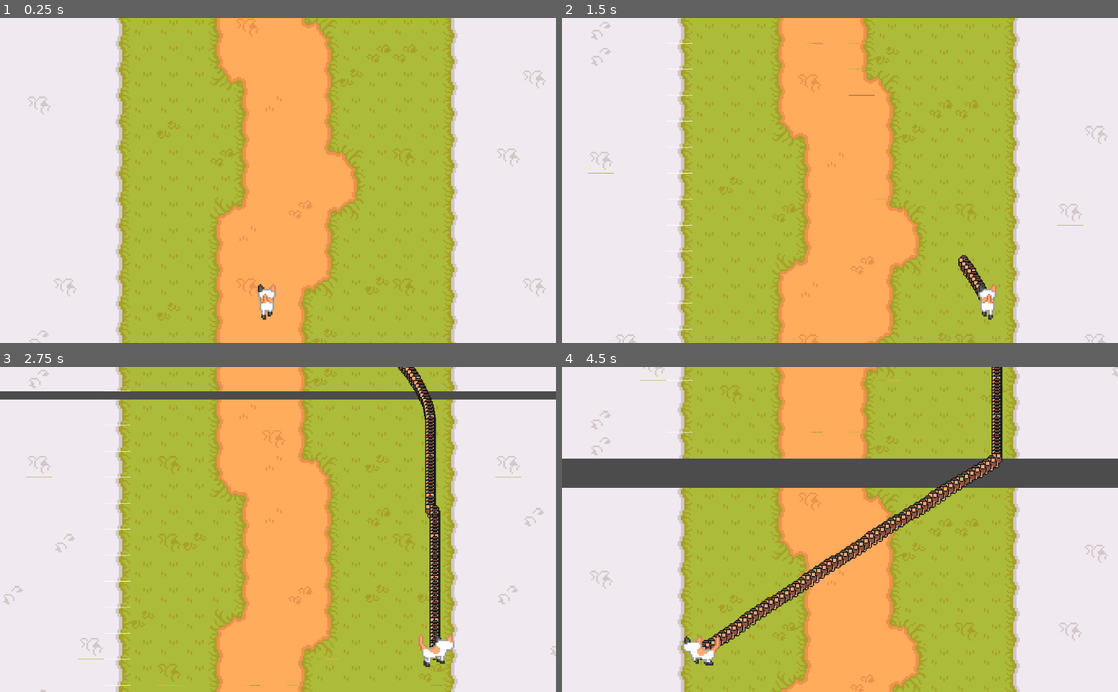
Above: before the commit, frames 1-4 (two rows, left to right).
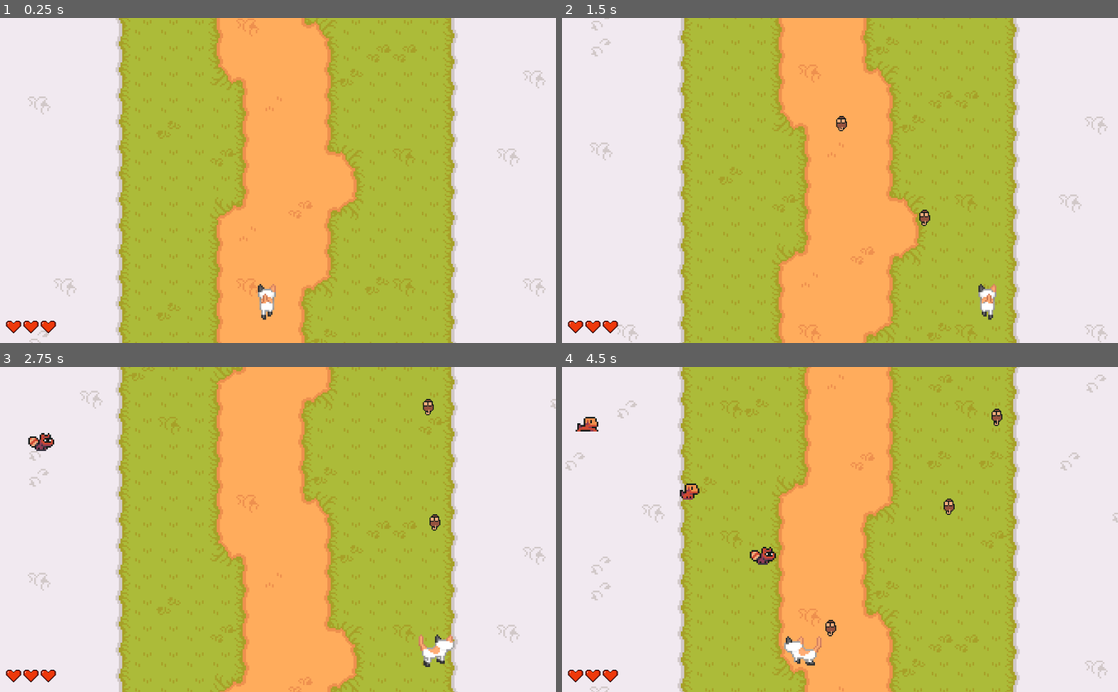
Above: after the commit, the same moments.

Repository: marme1ade/TP4-Jeu2D
Game: Godot game, scene res://Scenes/Main.tscn
Same seed, same stepped clock (60 frames per second), same inputs: the game is played once before the commit and once after it. Before the commit the project starts from res://Scenes/Game.tscn.
Inputs:
- Up to frame 1 (0.25 s): no input
- Up to frame 2 (1.5 s): hold Right (ui_right) 0.53-1.28 s; tap Space (ui_select) at 0.6, 0.77, 1.07, 1.35 s; hold Down (ui_down) from 1.28 s (still down)
- Up to frame 3 (2.75 s): tap Space (ui_select) at 1.52, 1.82, 2.1 s; release Down (ui_down) at 2.03 s; hold Right (ui_right) from 2.03 s (still down)
- Up to frame 4 (4.5 s): release Right (ui_right) at 2.78 s; hold Up (ui_up) 2.78-3.53 s; tap Space (ui_select) at 2.85, 3.02, 3.32, 3.6, 3.77, 4.07, 4.35 s; hold Left (ui_left) from 3.53 s (still down)

The runs differ from the first frame. In frame 1, 0.2% of the frame differs, in the area x 1-11%, y 93-98%; in frame 2, 8.7%; in frame 3, 16%; in frame 4, 26%, in the area x 0-100%, y 0-100%.

Commit message:
Heart system + small code restructure

Diff:
--- a/Scenes/Enemies/Dog1.tscn
+++ b/Scenes/Enemies/Dog1.tscn
@@ -1,7 +1,7 @@
 [gd_scene load_steps=7 format=2]
 
 [ext_resource path="res://Assets/Sprites/dog.png" type="Texture" id=1]
-[ext_resource path="res://Scripts/EnemyMovement.gd" type="Script" id=2]
+[ext_resource path="res://Scripts/Enemies/Dog1.gd" type="Script" id=2]
 
 [sub_resource type="RectangleShape2D" id=1]
 extents = Vector2( 19.5, 13.5 )
--- a/Scenes/Enemies/Dog2.tscn
+++ b/Scenes/Enemies/Dog2.tscn
@@ -1,7 +1,7 @@
 [gd_scene load_steps=7 format=2]
 
 [ext_resource path="res://Assets/Sprites/dog2.png" type="Texture" id=1]
-[ext_resource path="res://Scripts/EnemyMovement.gd" type="Script" id=2]
+[ext_resource path="res://Scripts/Enemies/Dog2.gd" type="Script" id=2]
 
 [sub_resource type="RectangleShape2D" id=1]
 extents = Vector2( 19.5, 13.5 )
@@ -34,4 +34,5 @@
 [node name="AnimatedSprite" type="AnimatedSprite" parent="."]
 scale = Vector2( 3, 3 )
 frames = SubResource( 4 )
+frame = 1
 playing = true
--- a/Scenes/Enemies/Racoon.tscn
+++ b/Scenes/Enemies/Racoon.tscn
@@ -1,7 +1,7 @@
 [gd_scene load_steps=7 format=2]
 
 [ext_resource path="res://Assets/Sprites/racoon.png" type="Texture" id=1]
-[ext_resource path="res://Scripts/EnemyMovement.gd" type="Script" id=2]
+[ext_resource path="res://Scripts/Enemies/Racoon.gd" type="Script" id=2]
 
 [sub_resource type="RectangleShape2D" id=1]
 extents = Vector2( 22.5, 13.5 )
@@ -34,5 +34,4 @@
 [node name="AnimatedSprite" type="AnimatedSprite" parent="."]
 scale = Vector2( 3, 3 )
 frames = SubResource( 4 )
-frame = 1
 playing = true
--- a/Scenes/Game.tscn
+++ b/Scenes/Level1.tscn
@@ -22,5 +22,6 @@
 autostart = true
 
 [connection signal="traveled_distance" from="ParallaxBackground" to="." method="_on_ParallaxBackground_traveled_distance"]
-[connection signal="end_game" from="Chat" to="." method="_on_Chat_end_game"]
+[connection signal="player_hit" from="Chat" to="." method="_on_Chat_player_hit"]
+[connection signal="player_bonus" from="Enemies" to="." method="_on_Enemies_player_bonus"]
 [connection signal="timeout" from="EnemySpawnDelay" to="." method="_on_EnemySpawnDelay_timeout"]
--- /dev/null
+++ b/Scenes/Main.tscn
@@ -0,0 +1,38 @@
+[gd_scene load_steps=7 format=2]
+
+[ext_resource path="res://Scripts/Main.gd" type="Script" id=1]
+[ext_resource path="res://Assets/Sprites/Heart.png" type="Texture" id=2]
+
+[sub_resource type="AtlasTexture" id=1]
+flags = 4
+atlas = ExtResource( 2 )
+region = Rect2( 0, 0, 96, 32 )
+
+[sub_resource type="AtlasTexture" id=2]
+flags = 4
+atlas = ExtResource( 2 )
+region = Rect2( 0, 32, 96, 32 )
+
+[sub_resource type="AtlasTexture" id=3]
+flags = 4
+atlas = ExtResource( 2 )
+region = Rect2( 0, 64, 96, 32 )
+
+[sub_resource type="SpriteFrames" id=4]
+animations = [ {
+"frames": [ null, SubResource( 1 ), SubResource( 2 ), SubResource( 3 ) ],
+"loop": true,
+"name": "default",
+"speed": 5.0
+} ]
+
+[node name="Main" type="Node2D"]
+script = ExtResource( 1 )
+
+[node name="CanvasLayer" type="CanvasLayer" parent="."]
+follow_viewport_enable = true
+
+[node name="Lives" type="AnimatedSprite" parent="CanvasLayer"]
+position = Vector2( 57, 570 )
+frames = SubResource( 4 )
+frame = 3
--- a/Scripts/CatMovement.gd
+++ b/Scripts/CatMovement.gd
@@ -2,9 +2,10 @@
 
 class_name Player
 
-signal end_game
+signal player_hit(enemy_type)
 
 const PROJECTILE_PATH = "res://Scenes/ProjectileSouris.tscn"
+const PROJECTILE_COOLDOWN = 420 #ms
 
 export var _walk_speed = 300
 export var _slide = 16
@@ -13,6 +14,8 @@
 var _projectile_time_remaining = 0
 var _velocity = 0
 var _direction = Vector2()
+var _last_enemy_hit = null
+var _cooldown_projectile = 0
 
 onready var _animated_sprite = $AnimatedSprite
 onready var _projectile_template = preload(PROJECTILE_PATH)
@@ -20,13 +23,14 @@
 func _physics_process(_delta):
 	var vector_direction = Vector2.ZERO
 
-	if Input.is_action_just_pressed("ui_up"):
-		_shoot_projectile()
+	if Input.is_action_just_pressed("ui_select"):
+		if _cooldown_projectile <= 0:
+			_shoot_projectile()
 
 	if Input.is_action_just_pressed("ui_down"):
-		Constants.trippy_mode = true
+		GameVariables.speed_up = !GameVariables.speed_up
 
-	if Constants.trippy_mode:
+	if GameVariables.trippy_mode:
 		_shoot_projectile()
 
 	if Input.is_action_pressed("ui_left"):
@@ -37,7 +41,7 @@
 
 	if vector_direction != Vector2.ZERO: # Le joueur se déplace
 		_direction = vector_direction.limit_length(1)
-		_velocity =  _walk_speed * (1+Constants.speed*0.15 if !Constants.trippy_mode else 2)
+		_velocity =  _walk_speed * (1+GameVariables.speed*0.15 if !GameVariables.trippy_mode else 2)
 		var animation
 		match (_direction):
 			Vector2(-1,0): # Gauche
@@ -61,8 +65,14 @@
 	move_and_slide(_velocity * _direction)
 
 
-func hit():
-	emit_signal("end_game")
+func _process(delta):
+	if _cooldown_projectile > 0: _cooldown_projectile -= delta * 1000 #ms
+
+
+func hit(enemy):
+	if (_last_enemy_hit != enemy):
+		_last_enemy_hit = enemy
+		emit_signal("player_hit", enemy.id)
 
 
 func _shoot_projectile():
@@ -70,3 +80,4 @@
 	var projectile = _projectile_template.instance()
 	projectile.init(transform.origin, Vector2(0,-1))
 	get_parent().add_child(projectile)
+	_cooldown_projectile = PROJECTILE_COOLDOWN
--- a/Scripts/Constants.gd
+++ b/Scripts/Constants.gd
@@ -1,9 +1,15 @@
 extends Node
 
-const ENEMY_PATH = [
+const ENEMY_PATHS = [
 	"res://Scenes/Enemies/Racoon.tscn",
 	"res://Scenes/Enemies/Dog1.tscn",
 	"res://Scenes/Enemies/Dog2.tscn",]
+
+const LEVEL_PATHS = [
+	"res://Scenes/Level1.tscn",
+]
+
+const MAX_LEVEL = len(LEVEL_PATHS)
 
 const EXPLOSION = preload("res://Scenes/Explosion.tscn")
 
@@ -13,11 +19,16 @@
 	dog2,
 }
 
-var speed = 1
+enum Bonus {
+	live,
+}
+
 var enemy_template = []
-var trippy_mode = false
-var speed_up = false
+var levels = []
 
 func _ready():
-	for path in ENEMY_PATH:
+	for path in ENEMY_PATHS:
 		enemy_template.append(load(path))
+
+	for path in LEVEL_PATHS:
+		levels.append(load(path))
--- a/Scripts/CustomBackgroundParallax.gd
+++ b/Scripts/CustomBackgroundParallax.gd
@@ -23,13 +23,13 @@
 
 func _physics_process(_delta):
 	# Effet de défilement vertical
-	_layer1.position.y += Constants.speed
-	_layer2.position.y += Constants.speed
+	_layer1.position.y += GameVariables.speed
+	_layer2.position.y += GameVariables.speed
 
-	if (Constants.trippy_mode):
-		Constants.speed += 0.5
+	if (GameVariables.trippy_mode):
+		GameVariables.speed += 0.5
 	else:
-		emit_signal("traveled_distance", Constants.speed / 20.0)
+		emit_signal("traveled_distance", GameVariables.speed / 20.0)
 
 	# Layer2 a pris la position initiale de Layer1. Layer1 prends la position initiale de layer 2 (OFFSCREEN)
 	if _active_layer == _layer1 && _layer2.position.y >= LAYER2_FILLSCREEN_POSITION:
--- /dev/null
+++ b/Scripts/Enemies/Dog1.gd
@@ -0,0 +1,4 @@
+extends Enemy
+
+func _ready():
+	id = Constants.Enemy.dog1
--- /dev/null
+++ b/Scripts/Enemies/Dog2.gd
@@ -0,0 +1,4 @@
+extends Enemy
+
+func _ready():
+	id = Constants.Enemy.dog2
--- a/Scripts/EnemyMovement.gd
+++ b/Scripts/Enemies/Enemy.gd
@@ -1,10 +1,12 @@
 extends KinematicBody2D
 
 class_name Enemy
+
 signal enemy_died(enemy)
 
 onready var animated_sprite:AnimatedSprite
 
+var id
 var has_entered_game = false
 # Direction of enemy, 0 = right, 1 = left
 var _direction = 0
@@ -22,14 +24,16 @@
 	else:
 		direction_vector = Vector2(-1,0)
 
-	move_and_slide(direction_vector * _speed * Constants.speed)
+	move_and_slide(direction_vector * _speed * GameVariables.speed)
 
-	if !Constants.trippy_mode:
+	if !GameVariables.trippy_mode:
 		for i in get_slide_count():
 			var collision = get_slide_collision(i)
 			if (collision != null):
 				if (collision.collider is Player): # Collision avec le joueur
-					collision.collider.hit()
+					collision.collider.hit(self)
+					self.hit()
+
 
 
 func init(direction, speed):
--- /dev/null
+++ b/Scripts/Enemies/Racoon.gd
@@ -0,0 +1,4 @@
+extends Enemy
+
+func _ready():
+	id = Constants.Enemy.racoon
--- a/Scripts/EnemiesManager.gd
+++ b/Scripts/EnemiesManager.gd
@@ -1,7 +1,6 @@
-
 extends Node2D
 
-signal enemy_died(enemy)
+signal player_bonus(bonus, qty)
 
 var _viewport
 
@@ -13,7 +12,7 @@
 	for enemy in get_children():
 		if !(enemy is Enemy): continue
 
-		enemy.position.y += Constants.speed
+		enemy.position.y += GameVariables.speed
 		var enemy_global_position = enemy.get_global_transform_with_canvas().origin
 
 		# L'ennemi n'est pas l'espace de jeu
@@ -42,7 +41,7 @@
 func _enemy_speed()->int:
 	var base_speed = 75
 
-	match (Constants.speed):
+	match (GameVariables.speed):
 		2:
 			base_speed = 80
 		3:
@@ -53,6 +52,9 @@
 	return base_speed + randi() % int(0.40*base_speed)
 
 func _on_Enemy_died(enemy):
+	if enemy.id == Constants.Enemy.dog2:
+		emit_signal("player_bonus", Constants.Bonus.live, 1)
+
 	var explosion = Constants.EXPLOSION.instance()
 	explosion.position = enemy.position
 	enemy.queue_free()
--- /dev/null
+++ b/Scripts/GameVariables.gd
@@ -0,0 +1,5 @@
+extends Node
+
+var speed = 1
+var trippy_mode = false
+var speed_up = false
--- a/Scripts/LevelManager.gd
+++ b/Scripts/LevelManager.gd
@@ -1,4 +1,7 @@
 extends Node2D
+
+signal player_hit(enemy_type)
+signal player_bonus(bonus, qty)
 
 var _traveled_distance = 0
 var _game_has_ended = false
@@ -8,9 +11,9 @@
 func _speed_up():
 	var required_distance = 0
 
-	match (Constants.speed):
+	match (GameVariables.speed):
 		1:
-			required_distance = 100
+			required_distance = 50
 		2:
 			required_distance = 300
 		3:
@@ -22,25 +25,44 @@
 		_:
 			pass
 
-	if _traveled_distance >= required_distance || Constants.speed_up: # speed up
-		Constants.speed_up = false
-		if (Constants.speed + 1 == 6): # Fin du niveau
+	if _traveled_distance >= required_distance || GameVariables.speed_up: # speed up
+		GameVariables.speed_up = false
+		if (GameVariables.speed + 1 == 6): # Fin du niveau
 			# TODO
 			pass
 		else:
-			Constants.speed += 1
-			print("Speed ",Constants.speed)
-			$EnemySpawnDelay.wait_time = 2.0 / Constants.speed
+			GameVariables.speed += 1
+			print("Speed ",GameVariables.speed)
+			$EnemySpawnDelay.wait_time = 2.0 / GameVariables.speed
 
 
 func _on_EnemySpawnDelay_timeout():
-	_enemies_manager.spawn_enemy(Constants.Enemy.values()[randi() % Constants.Enemy.size()])
+	var random_enemy
+	if randf() < 0.1: # 10% de probabilité
+		random_enemy = Constants.Enemy.dog2
+	elif randf() < 0.5:
+		random_enemy = Constants.Enemy.racoon
+	else:
+		random_enemy = Constants.Enemy.dog1
+
+	_enemies_manager.spawn_enemy(random_enemy)
 
 
-func _on_Chat_end_game():
-	Constants.speed = 0
+
+func _on_ParallaxBackground_traveled_distance(distance):
+	if !_game_has_ended:
+		_traveled_distance += distance
+		_speed_up()
+
+
+
+func _on_Chat_player_hit(enemy_type):
+	emit_signal("player_hit", enemy_type)
+
+
+func end_level():
+	GameVariables.speed = 0
 	$EnemySpawnDelay.stop()
-
 	var explosion = Constants.EXPLOSION.instance()
 	explosion.position = $Chat.position
 	add_child(explosion)
@@ -48,8 +70,5 @@
 	_game_has_ended = true
 
 
-func _on_ParallaxBackground_traveled_distance(distance):
-	if !_game_has_ended:
-		_traveled_distance += distance
-		print(_traveled_distance)
-		_speed_up()
+func _on_Enemies_player_bonus(bonus, qty):
+	emit_signal("player_bonus", bonus, qty)
--- /dev/null
+++ b/Scripts/Main.gd
@@ -0,0 +1,42 @@
+extends Node2D
+
+var _lives = 3
+var _current_level = 0
+var _level_instance
+
+func _ready():
+	_load_level()
+
+func _load_level(level = 0):
+	if level < Constants.MAX_LEVEL:
+		_level_instance = Constants.levels[level].instance()
+		_level_instance.connect("player_hit", self, "_on_Player_hit")
+		_level_instance.connect("player_bonus", self, "_on_Player_bonus")
+		add_child(_level_instance)
+	else:
+		pass # Fin du jeu, afficher le score
+
+func _load_next_level():
+	_current_level += 1
+	_load_level(_current_level)
+
+func _update_lives(ajustement):
+	_lives += ajustement
+	if _lives > 3: _lives = 3
+
+	$CanvasLayer/Lives.set_frame(_lives)
+
+	if _lives == 0:
+		_level_instance.end_level()
+
+
+func _on_Player_hit(enemy_type):
+	if enemy_type != Constants.Enemy.dog2:
+		_update_lives(-1)
+
+func _on_Player_bonus(bonus, qty):
+	match bonus:
+		Constants.Bonus.live:
+			_update_lives(qty)
+		_:
+			pass
--- a/project.godot
+++ b/project.godot
@@ -12,7 +12,7 @@
 "base": "KinematicBody2D",
 "class": "Enemy",
 "language": "GDScript",
-"path": "res://Scripts/EnemyMovement.gd"
+"path": "res://Scripts/Enemies/Enemy.gd"
 }, {
 "base": "KinematicBody2D",
 "class": "Player",
@@ -27,12 +27,13 @@
 [application]
 
 config/name="TP4"
-run/main_scene="res://Scenes/Game.tscn"
+run/main_scene="res://Scenes/Main.tscn"
 config/icon="res://icon.png"
 
 [autoload]
 
 Constants="*res://Scripts/Constants.gd"
+GameVariables="*res://Scripts/GameVariables.gd"
 
 [display]
 
Binary file added: Assets/Sprites/Heart.png
Not shown, added: Assets/Sprites/Heart.png.import
